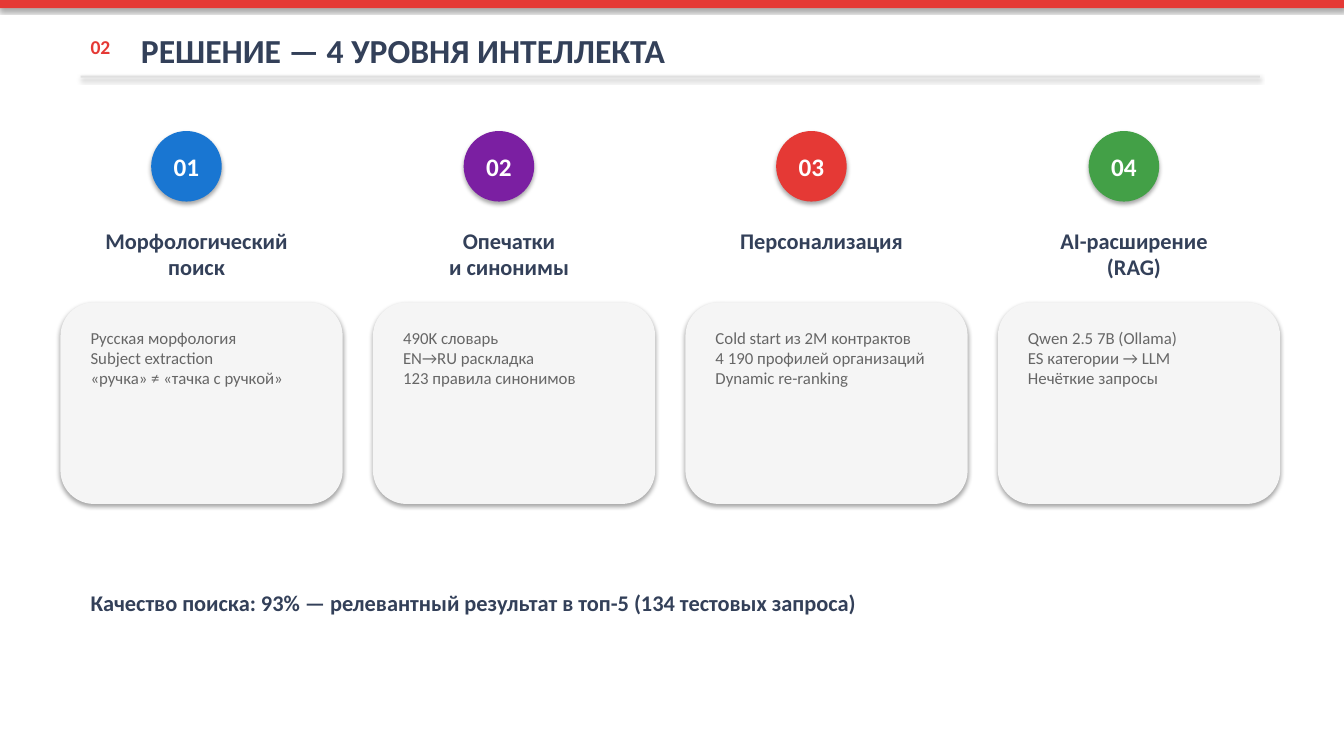
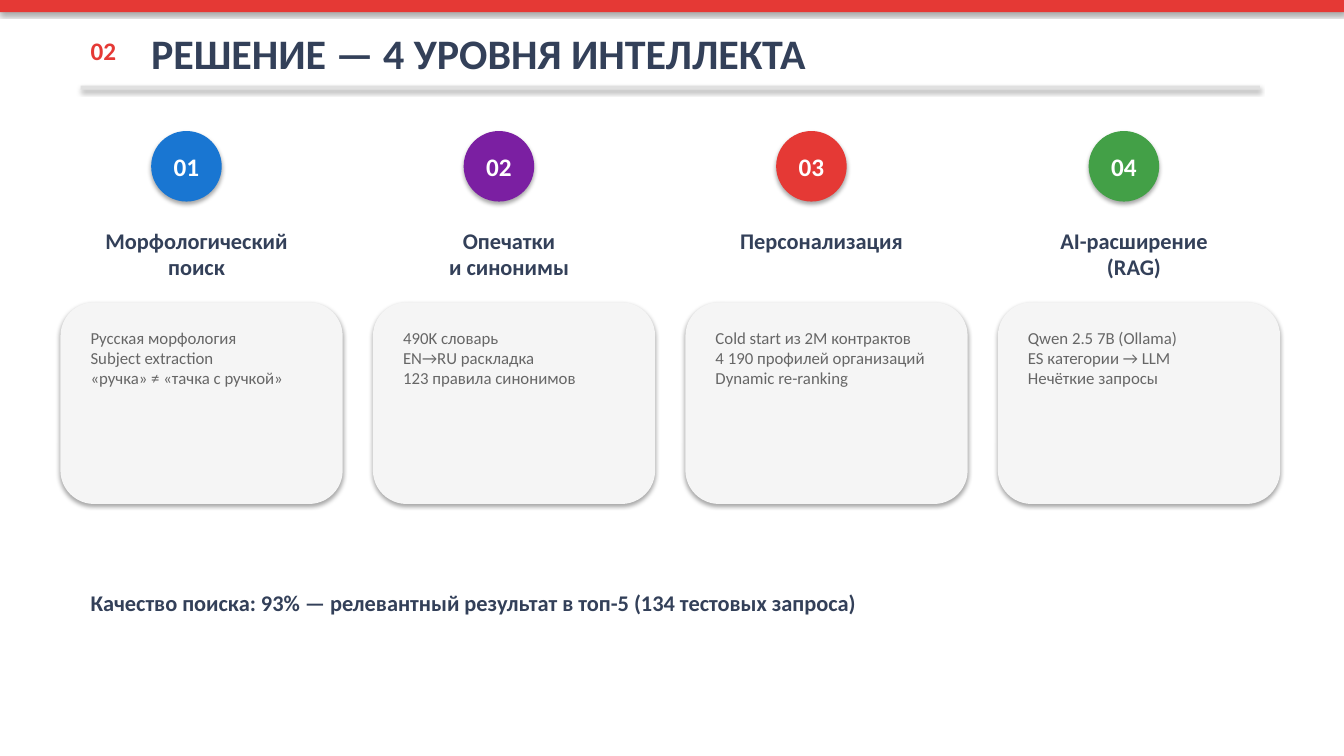
Before and after one commit to Shadowru/tenderhack2026, a slide deck: slide 3 of docs/TenderHack2026_Presentation.pptx. Drawn at 1344x756 pixels with LibreOffice and Linux fonts; fonts in the diff are those of the drawing. Boxes give left, top, right and bottom in pixels: in the first picture for what was removed or moved away, otherwise in the second. Text is boxed around its words. In the diff, an @@ line names an element or a change of style, - is before the commit and + after.

```diff
--- a/docs/TenderHack2026_Presentation.pptx
+++ b/docs/TenderHack2026_Presentation.pptx
@@ rectangle: place and size @@
-rectangle at <box>0,0,1344,8</box>
+rectangle at <box>0,0,1344,12</box>
@@ text "РЕШЕНИЕ — 4 УРОВНЯ ИНТЕЛЛЕКТА": place and size @@
-text "РЕШЕНИЕ — 4 УРОВНЯ ИНТЕЛЛЕКТА" at <box>141,41,665,63</box>
+text "РЕШЕНИЕ — 4 УРОВНЯ ИНТЕЛЛЕКТА" at <box>151,41,805,70</box>
@@ text "РЕШЕНИЕ — 4 УРОВНЯ ИНТЕЛЛЕКТА" at <box>151,41,805,70</box>: size 24 to 30 pt @@
@@ text "02" at <box>91,43,117,60</box>: size 14 to 18 pt @@
@@ rectangle: place and size @@
-rectangle at <box>81,76,1260,78</box>
+rectangle at <box>81,86,1260,90</box>
```
Also in this commit, not shown: 6 other slides changed, 1 slide added, 2 other files.
